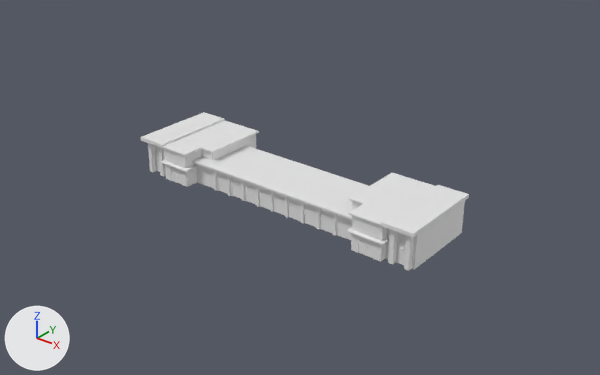
The FBX model Models/Buildings/SM_Fire_Department_High.fbx: old version first, new version second.
Camera for both pictures: a 50 mm camera at (23.7, -29.0, 18.8) aimed at (1.1, -0.7, 1.3). Arrows for +X, +Y and +Z are at lower left; the lights stay in place. The older version comes first. Where no turn or scale is listed for an object, it has been applied to the vertices. Vertices at exactly the same position are counted once.

In view in the first picture: 'SM_Fire_Department_High'.
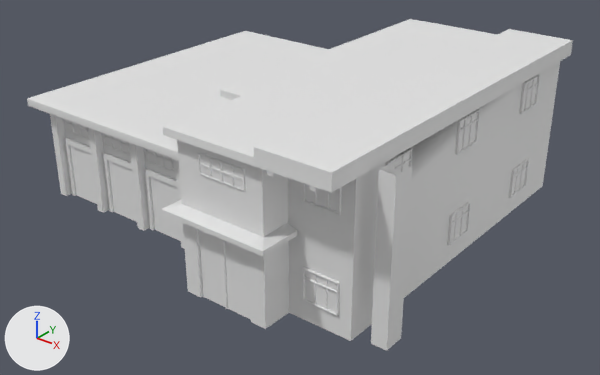
Diff of the bpy script that builds the scene:
```diff
--- a/Models/Buildings/SM_Fire_Department_High.fbx.py
+++ b/Models/Buildings/SM_Fire_Department_High.fbx.py
@@ me_mesh @@
-me_mesh.from_pydata(...)  # 2159 vertices, 1793 faces; spans x -8.4..8.4, y -2.4..2.4, z 0.0..2.0
+me_mesh.from_pydata(...)  # 1981 vertices, 1481 faces; spans x -10.5..10.5, y -9.8..9.8, z 0.0..7.7
+# me_mesh part 1: the loose piece of 16 vertices spanning x 7.4..7.9, y -1.9, z 1.0 is scaled about its middle by (3.05, 3.8, 3.86), then moved by (0.1, -5.9, 0.9)
+# me_mesh part 2: the loose piece of 24 vertices spanning x 7.4..7.9, y -1.9, z 0.8..1.1 is scaled about its middle by (3.05, 3.8, 3.86), then moved by (0.1, -5.9, 0.7)
+# me_mesh part 3: the loose piece of 16 vertices spanning x 7.7, y -1.9, z 0.8..1.1 is scaled about its middle by (3.05, 3.81, 3.86), then moved by (0.3, -5.9, 0.7)
+# me_mesh part 4: the loose piece of 16 vertices spanning x 7.5..7.6, y -1.9, z 0.8..1.1 is scaled about its middle by (3.05, 3.81, 3.86), then moved by (-0.1, -5.9, 0.7)
+# me_mesh part 5: the loose piece of 8 vertices spanning x 7.9..8.2, y -2.1..-1.9, z 0.0..1.8 is scaled about its middle by (3.05, 3.8, 3.86), then moved by (2.1, -4.9, 2.6)
+# me_mesh part 6: the loose piece of 16 vertices spanning x 6.0, y -2.2, z 0.0..0.8 is scaled about its middle by (3.05, 3.8, 3.86), then moved by (-2.0, -6.9, 1.2)
+# me_mesh part 7: the loose piece of 8 vertices spanning x 7.1..7.3, y -2.1..-1.9, z 0.0..1.8 is scaled about its middle by (3.05, 3.8, 3.86), then moved by (0.4, -4.9, 2.6)
+# me_mesh part 8: the loose piece of 8 vertices spanning x -7.3..-7.1, y -2.1..-1.9, z 0.0..1.8 is scaled about its middle by (-1.83, 1.54, 2.54), then moved by (0.7, -4.6, 1.4)
+# me_mesh part 9: the loose piece of 8 vertices spanning x -8.2..-7.9, y -2.1..-1.9, z 0.0..1.8 is scaled about its middle by (-1.83, 1.54, 2.54), then moved by (-1.4, -4.6, 1.4)
+# me_mesh part 10: the loose piece of 8 vertices spanning x -3.9..-3.7, y -1.6..-1.5, z 0.0..1.2 is scaled about its middle by (-3.05, 3.8, 3.86), then moved by (0.2, -5.1, 1.7)
+# me_mesh part 11: the loose piece of 85 vertices spanning x -3.7..-3.0, y -1.5, z 0.9..1.1 is scaled about its middle by (-3.05, 3.8, 3.86), then moved by (-4.7, -4.9, 2.9)
+# me_mesh part 12: the loose piece of 85 vertices spanning x -2.7..-2.0, y -1.5, z 0.9..1.1 is scaled about its middle by (-3.05, 3.8, 3.86), then moved by (-2.7, -4.9, 2.9)
+# me_mesh part 13: the loose piece of 32 vertices spanning x -2.8..-2.0, y -1.5, z 0.0..0.8 is scaled about its middle by (-3.05, 3.8, 3.86), then moved by (-5.6, -4.9, 1.1)
+# me_mesh part 14: the loose piece of 32 vertices spanning x -1.8..-1.0, y -1.5, z 0.0..0.8 is scaled about its middle by (-3.05, 3.8, 3.86), then moved by (-3.7, -4.9, 1.1)
+# me_mesh part 15: the loose piece of 8 vertices spanning x -1.0..-0.9, y -1.6..-1.5, z 0.0..1.2 is scaled about its middle by (-3.05, 3.8, 3.86), then moved by (0.2, -5.1, 1.7)
+# me_mesh part 16: the loose piece of 32 vertices spanning x -0.8..-0.1, y -1.5, z 0.0..0.8 is scaled about its middle by (-3.05, 3.8, 3.86), then moved by (-1.7, -4.9, 1.1)
+# me_mesh part 17: the loose piece of 85 vertices spanning x -1.8..-1.0, y -1.5, z 0.9..1.1 is scaled about its middle by (-3.05, 3.8, 3.86), then moved by (-0.7, -4.9, 2.9)
+# me_mesh part 18: 24 loose pieces with 1672 vertices, spanning x -8.4..8.4, y -2.4..2.4, z 0.0..2.0, are deleted
+# me_mesh part 19: 1494 vertices added at x -10.5..9.5, y -9.8..9.8, z 0.0..7.7
 me_mesh.materials.append(mat_openpbr_shader1)
```

Pixel boxes [x1, y1, x2, y2] of what changed, in the pictures (600 x 375 px; the box of a moved part takes in the faces that stretch with it):
'SM_Fire_Department_High', reshaped (66% wider, 108% taller)
    before: [141, 112, 469, 271]
    after: [27, 19, 573, 351]
part 1 of me_mesh, moved or reshaped (not visible before)
    after: [304, 277, 337, 293]
part 2 of me_mesh, moved or reshaped
    before: [397, 240, 406, 250]
    after: [303, 267, 339, 316]
part 3 of me_mesh, moved or reshaped (not visible before)
    after: [325, 279, 328, 309]
part 4 of me_mesh, moved or reshaped (not visible before)
    after: [314, 274, 316, 304]
part 5 of me_mesh, moved or reshaped
    before: [404, 235, 414, 271]
    after: [371, 160, 412, 351]
part 6 of me_mesh, moved or reshaped (not visible before)
    after: [222, 240, 228, 309]
part 7 of me_mesh, moved or reshaped (not visible afterwards)
    before: [388, 229, 397, 265]
part 8 of me_mesh, moved or reshaped
    before: [158, 147, 166, 177]
    after: [88, 128, 109, 213]
part 9 of me_mesh, moved or reshaped
    before: [148, 143, 157, 172]
    after: [50, 114, 72, 196]
part 10 of me_mesh, moved or reshaped
    before: [213, 170, 217, 190]
    after: [130, 143, 150, 231]
part 11 of me_mesh, moved or reshaped
    before: [217, 172, 227, 178]
    after: [64, 119, 89, 140]
part 12 of me_mesh, moved or reshaped
    before: [231, 177, 241, 183]
    after: [103, 133, 131, 156]
part 13 of me_mesh, moved or reshaped
    before: [231, 181, 242, 199]
    after: [65, 138, 97, 204]
part 14 of me_mesh, moved or reshaped
    before: [245, 186, 256, 205]
    after: [103, 152, 137, 222]
part 15 of me_mesh, moved or reshaped
    before: [256, 186, 259, 206]
    after: [175, 160, 185, 249]
part 16 of me_mesh, moved or reshaped
    before: [259, 191, 271, 210]
    after: [145, 168, 181, 241]
part 17 of me_mesh, moved or reshaped
    before: [245, 182, 256, 188]
    after: [145, 149, 176, 173]
part 18 of me_mesh, deleted
    before: [141, 112, 469, 269]
part 19 of me_mesh, added
    after: [27, 19, 573, 341]
